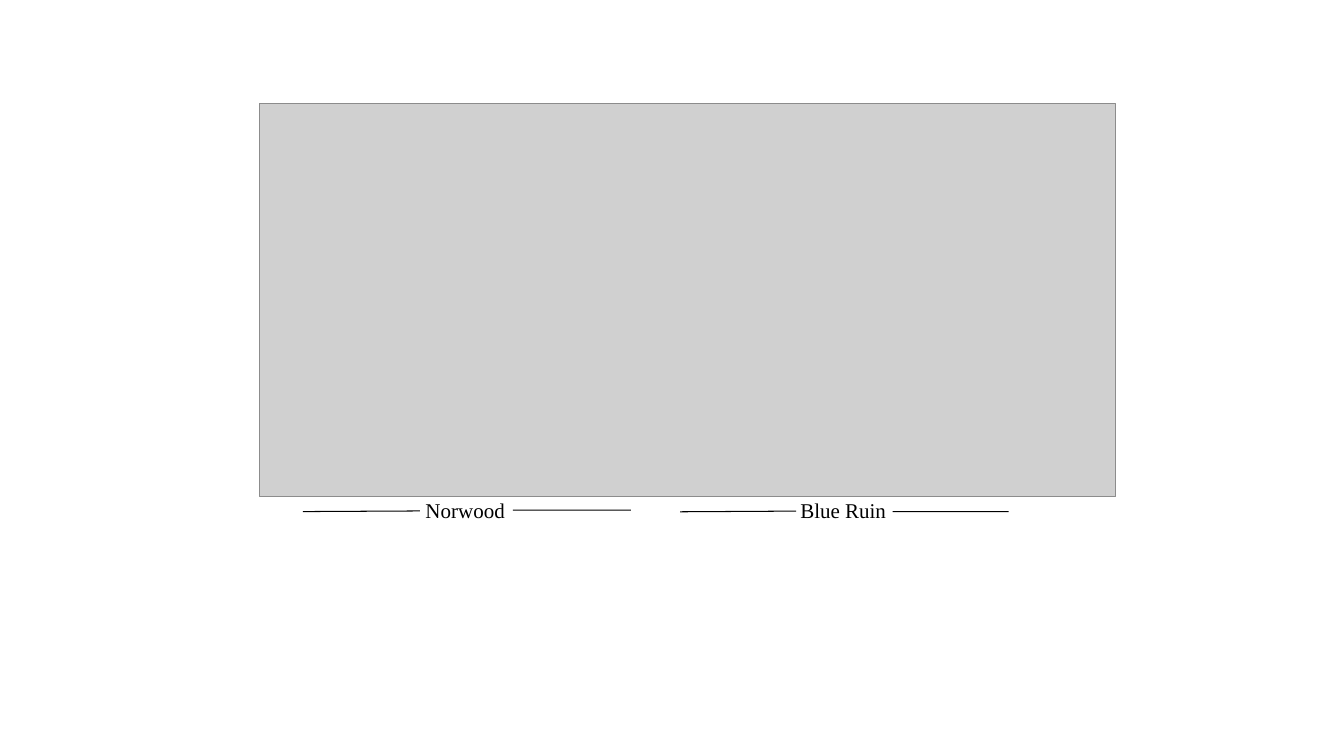
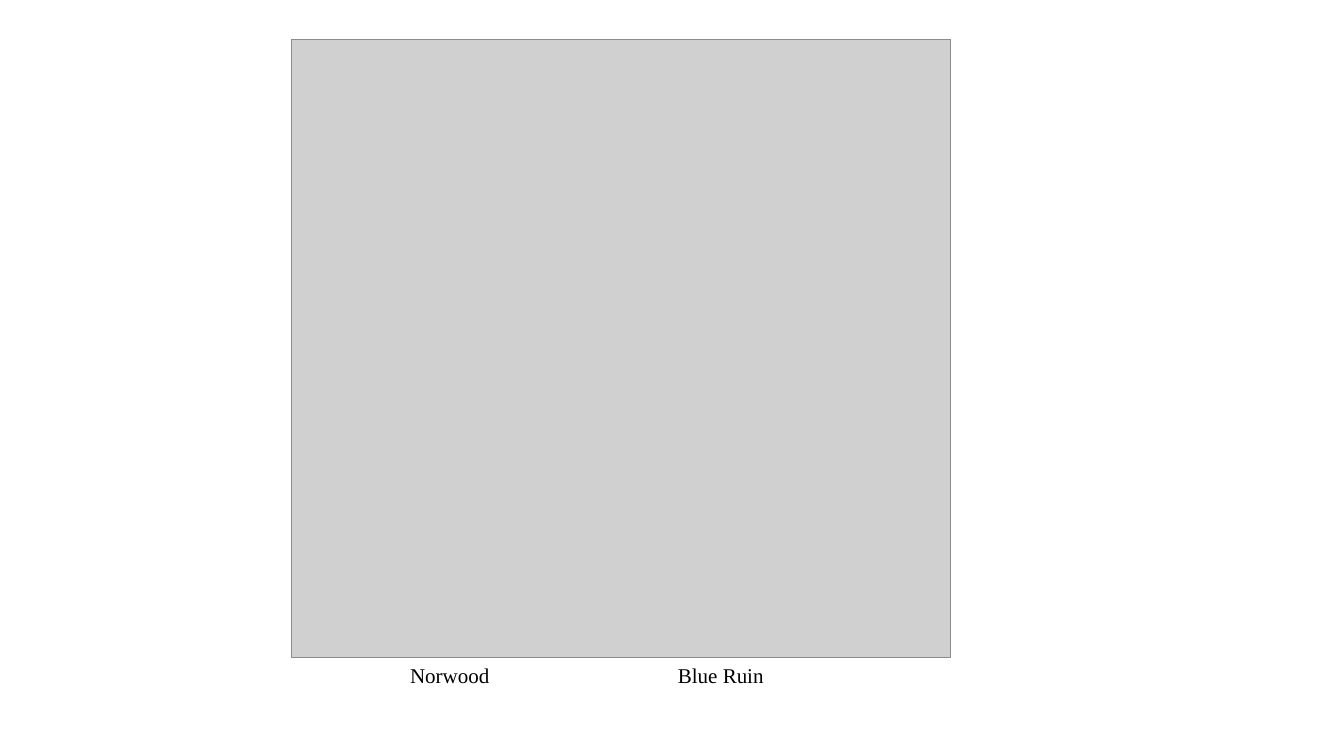
Before and after one commit to barrehan/cutthroat-habitat-selection-dvm, a slide deck: slide 1 of results/figures/ibutton.simulation/modif.boxplot.pptx. Drawn at 1344x756 pixels with LibreOffice and Linux fonts; fonts in the diff are those of the drawing; grey boxes stand for pictures. Boxes give left, top, right and bottom in pixels: in the first picture for what was removed or moved away, otherwise in the second. Text is boxed around its words. In the diff, an @@ line names an element or a change of style, - is before the commit and + after.

```diff
--- a/results/figures/ibutton.simulation/modif.boxplot.pptx
+++ b/results/figures/ibutton.simulation/modif.boxplot.pptx
@@ picture: place and size @@
-picture at <box>259,104,1116,497</box>
+picture at <box>291,39,951,658</box>
@@ line removed from (302, 512) to (419, 511) @@
@@ line removed from (513, 510) to (631, 510) @@
@@ line removed from (681, 512) to (797, 511) @@
@@ line removed from (893, 512) to (1009, 512) @@
@@ text "Norwood": place and size @@
-text "Norwood" at <box>425,503,504,519</box>
+text "Norwood" at <box>410,668,489,684</box>
@@ text "Blue Ruin": place and size @@
-text "Blue Ruin" at <box>800,503,886,519</box>
+text "Blue Ruin" at <box>678,668,764,684</box>
```
Also in this commit, not shown: 13 other files.
